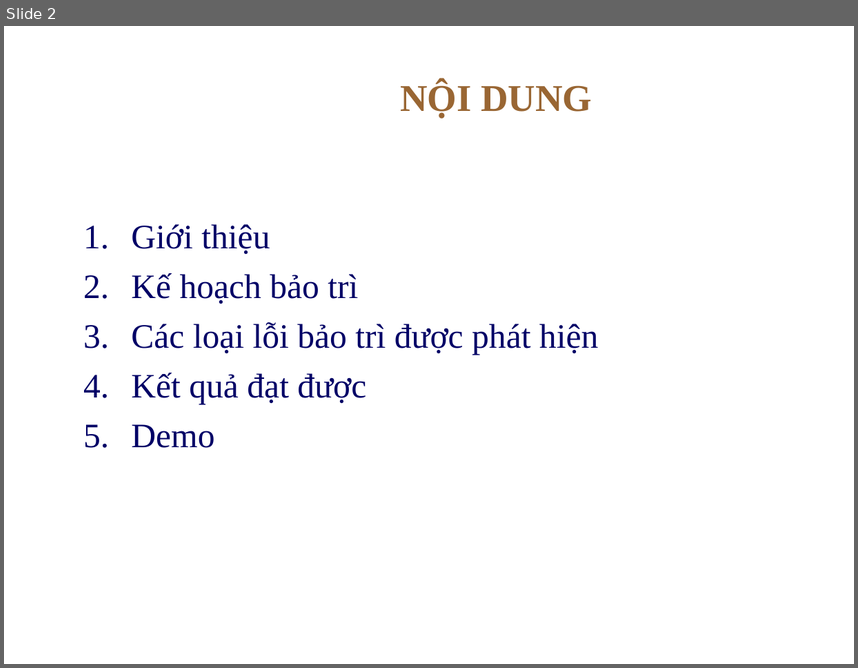
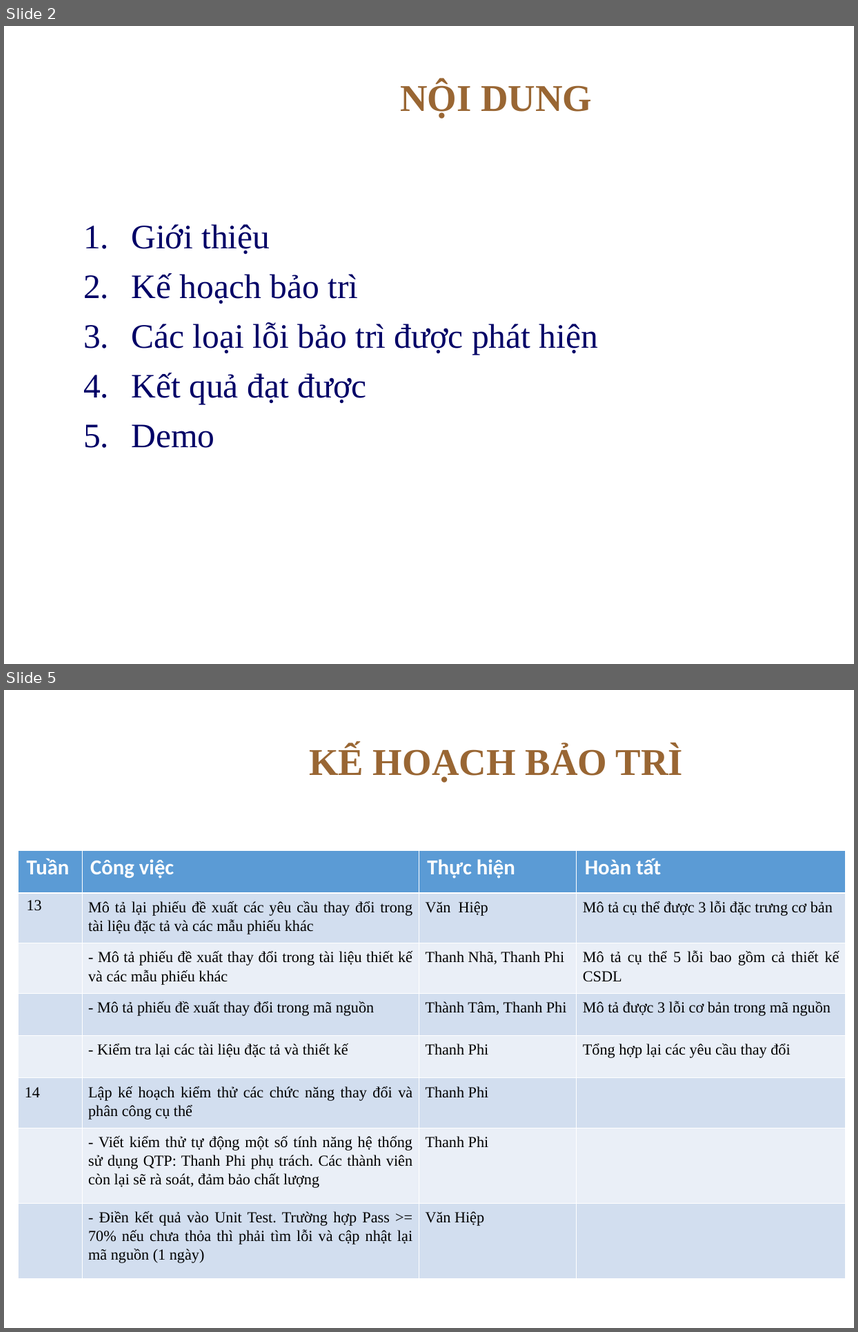
Before and after one commit to thanhphi0127/manager-configuration, a slide deck: doc/baitapso2/NHOM5_BAOCAO_BT2.ppt. Shown one above the other, each under a label of ours: slide 2 before the commit, slides 2 and 5 after it; the slides between them are not shown. The pictures are 858x668 and 858x1332 pixels, drawn with LibreOffice and Linux fonts; fonts in the diff are those of the drawing; background and template pictures are left out. Boxes give left, top, right and bottom in pixels: in the first picture for what was removed or moved away, otherwise in the second. Text is boxed around its words. In the diff, an @@ line names an element or a change of style, - is before the commit and + after.

Commit message:
Hoàn thành slides báo cáo

```diff
--- a/doc/baitapso2/NHOM5_BAOCAO_BT2.ppt
+++ b/doc/baitapso2/NHOM5_BAOCAO_BT2.ppt
@@ slide 5 added at <box>4,690,854,1328</box>, background picture (left out) @@
@@ title added at <box>309,746,683,782</box>, 32 pt, text #996633, bold @@
+KẾ HOẠCH BẢO TRÌ
@@ table added at <box>18,851,844,1279</box>, 8 rows, 4 columns @@
+Tuần | Công việc | Thực hiện | Hoàn tất
+13 | Mô tả lại phiếu đề xuất các yêu cầu thay đổi trong tài liệu đặc tả và các mẫu phiếu khác | Văn Hiệp | Mô tả cụ thể được 3 lỗi đặc trưng cơ bản
+ | - Mô tả phiếu đề xuất thay đổi trong tài liệu thiết kế và các mẫu phiếu khác | Thanh Nhã, Thanh Phi | Mô tả cụ thể 5 lỗi bao gồm cả thiết kế CSDL
+ | - Mô tả phiếu đề xuất thay đổi trong mã nguồn | Thành Tâm, Thanh Phi | Mô tả được 3 lỗi cơ bản trong mã nguồn
+ | - Kiểm tra lại các tài liệu đặc tả và thiết kế | Thanh Phi | Tổng hợp lại các yêu cầu thay đổi
+14 | Lập kế hoạch kiểm thử các chức năng thay đổi và phân công cụ thể | Thanh Phi | 
+ | - Viết kiểm thử tự động một số tính năng hệ thống sử dụng QTP: Thanh Phi phụ trách. Các thành viên còn lại sẽ rà soát, đảm bảo chất lượng | Thanh Phi | 
+ | - Điền kết quả vào Unit Test. Trường hợp Pass >= 70% nếu chưa thỏa thì phải tìm lỗi và cập nhật lại mã nguồn (1 ngày) | Văn Hiệp | 
```
Also in this commit, not shown: 3 slides changed, 2 other slides added.
